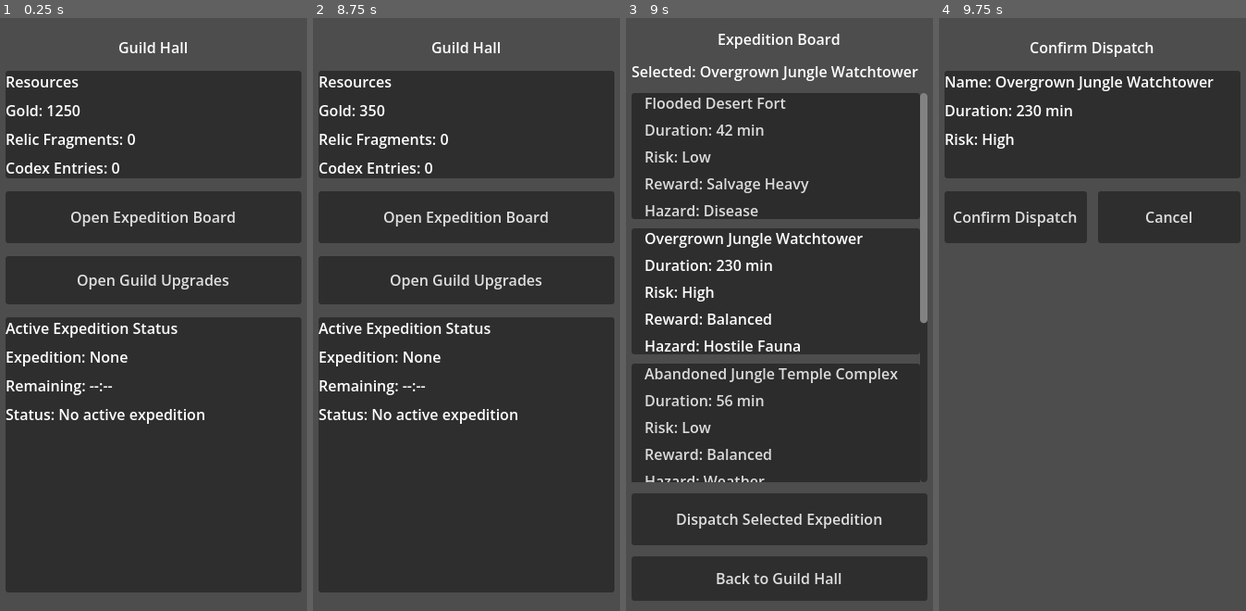
Above: before the commit, frames 1-4 (left to right).
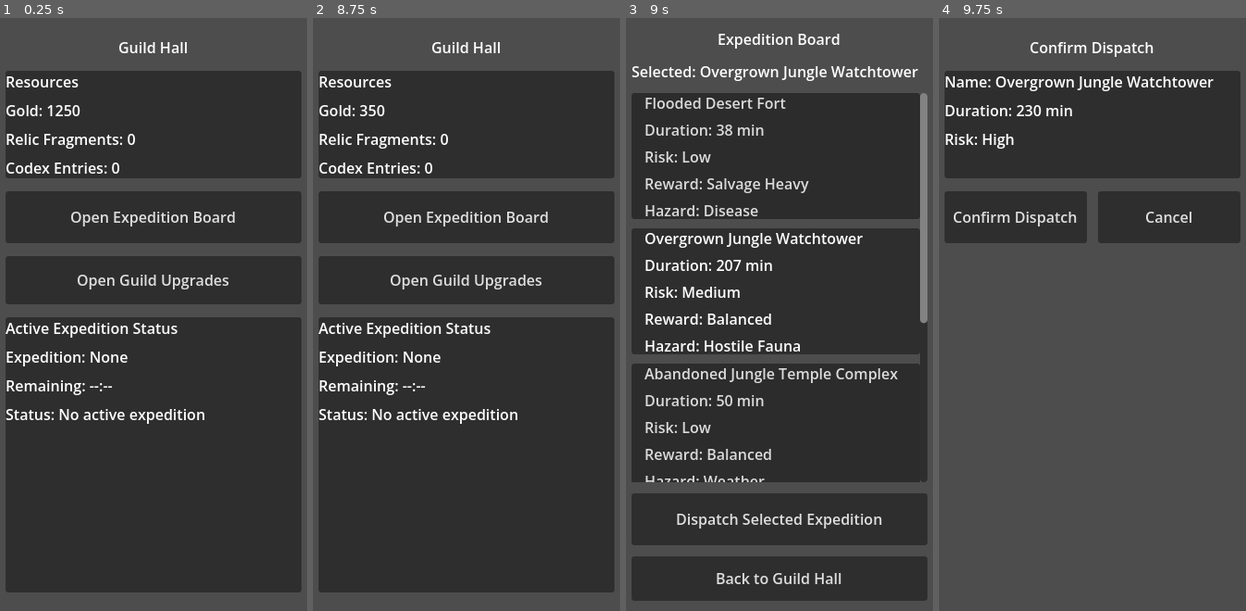
Above: after the commit, the same moments.

Repository: Navandis/expedition-guild-idle
Game: Godot game, scene res://scenes/main/Main.tscn
The game is run twice, just before and just after one commit, with the same random seed, the same clock (stepped at 60 frames per second) and the same inputs.
Inputs (mouse positions are in pixels of both pictures, inside the frame that each line leads up to):
- Up to frame 1 (0.25 s): no input
- Up to frame 2 (8.75 s): click "Open Expedition Board" at 0.5 s; click (463, 154) at 1.25 s; click (463, 290) at 2.02 s; click (463, 427) at 2.77 s; click (463, 302) at 3.52 s; click (463, 563) at 4.27 s; click "Open Guild Upgrades" at 5 s; click "Purchase" at 5.75 s; click "Purchase" at 6.5 s; click "Purchase" at 7.25 s; click "Back to Guild Hall" at 8 s
- Up to frame 3 (9 s): click "Open Expedition Board" at 8.75 s
- Up to frame 4 (9.75 s): click "Dispatch Selected Expedition" at 9.5 s

Frames 1-2 are identical in both runs. In frame 3, 0.4% of the frame differs, in the area x 18-38%, y 17-66%; in frame 4, nothing differs.

Commit message:
Generalize expedition card upgrade previews

Diff:
--- a/scripts/core/GameManager.gd
+++ b/scripts/core/GameManager.gd
@@ -58,6 +58,7 @@
 		_expedition_board_controller.expedition_dispatch_requested.connect(_on_expedition_dispatch_requested)
 		_expedition_board_controller.return_to_guild_hall_requested.connect(_on_return_to_guild_hall_requested)
 
+	_expedition_board_controller.set_upgrade_effects(_upgrade_system.get_effects_summary())
 	_show_screen(_expedition_board_controller)
 
 
@@ -198,6 +199,8 @@
 	var result := _upgrade_system.try_purchase_upgrade(upgrade_id, int(_resources.get("gold", 0)))
 	if bool(result.get("ok", false)):
 		_resources["gold"] = int(result.get("remaining_gold", int(_resources.get("gold", 0))))
+		if _expedition_board_controller != null:
+			_expedition_board_controller.set_upgrade_effects(_upgrade_system.get_effects_summary())
 
 	_refresh_upgrades_view()
 	if _upgrades_controller != null:
--- /dev/null
+++ b/scripts/systems/ExpeditionOfferEffects.gd
@@ -0,0 +1,45 @@
+extends RefCounted
+class_name ExpeditionOfferEffects
+
+# ExpeditionOfferEffects builds a UI-facing projection of an expedition offer
+# after guild upgrade effects are applied. The original offer remains untouched
+# so dispatch/runtime systems can keep using canonical values.
+
+const MIN_MULTIPLIER := 0.20
+
+
+static func build_preview(expedition_offer: Dictionary, upgrade_effects: Dictionary) -> Dictionary:
+	var preview := expedition_offer.duplicate(true)
+
+	_apply_duration_preview(preview, upgrade_effects)
+	_apply_risk_preview(preview, upgrade_effects)
+	return preview
+
+
+static func _apply_duration_preview(preview: Dictionary, upgrade_effects: Dictionary) -> void:
+	var base_duration := int(preview.get("duration_minutes", 0))
+	if base_duration <= 0:
+		return
+
+	var duration_multiplier := maxf(MIN_MULTIPLIER, float(upgrade_effects.get("duration_multiplier", 1.0)))
+	var adjusted_duration := int(round(base_duration * duration_multiplier))
+	preview["duration_minutes"] = max(1, adjusted_duration)
+
+
+static func _apply_risk_preview(preview: Dictionary, upgrade_effects: Dictionary) -> void:
+	var base_success := clampf(float(preview.get("base_success", 0.75)), 0.05, 0.99)
+	var success_bonus := float(upgrade_effects.get("success_bonus", 0.0))
+	var effective_success := clampf(base_success + success_bonus, 0.05, 0.99)
+
+	preview["base_success"] = effective_success
+	preview["risk_label"] = _risk_label_from_success(effective_success)
+
+
+static func _risk_label_from_success(success_chance: float) -> String:
+	# Thresholds are chosen around the current content anchors:
+	# low=0.85, medium=0.75, high=0.65.
+	if success_chance >= 0.80:
+		return "Low"
+	if success_chance >= 0.70:
+		return "Medium"
+	return "High"
--- a/scripts/ui/ExpeditionBoardController.gd
+++ b/scripts/ui/ExpeditionBoardController.gd
@@ -23,6 +23,7 @@
 var _generator := ExpeditionGenerator.new()
 var _selected_expedition: Dictionary = {}
 var _card_views: Array[ExpeditionCardView] = []
+var _upgrade_effects: Dictionary = {}
 
 
 func _ready() -> void:
@@ -36,6 +37,12 @@
 
 func get_selected_expedition() -> Dictionary:
 	return _selected_expedition.duplicate(true)
+
+
+func set_upgrade_effects(upgrade_effects: Dictionary) -> void:
+	_upgrade_effects = upgrade_effects.duplicate(true)
+	for card in _card_views:
+		card.set_upgrade_effects(_upgrade_effects)
 
 
 func replace_expedition_by_id(expedition_id: String, dispatched_expedition: Dictionary) -> void:
@@ -80,6 +87,7 @@
 	# display fields and emit them back when clicked.
 	_cards_container.add_child(card)
 	card.set_expedition_data(expedition)
+	card.set_upgrade_effects(_upgrade_effects)
 	card.pressed_with_data.connect(_on_card_selected)
 	card.set_selected(false)
 	_card_views.append(card)
--- a/scripts/ui/ExpeditionCardView.gd
+++ b/scripts/ui/ExpeditionCardView.gd
@@ -13,6 +13,7 @@
 var _hazard_label: Label
 
 var expedition_data: Dictionary = {}
+var _upgrade_effects: Dictionary = {}
 
 
 func _ready() -> void:
@@ -30,12 +31,12 @@
 
 	# Deep copy keeps the card's local state isolated from external changes.
 	expedition_data = data.duplicate(true)
-	_name_label.text = str(expedition_data.get("display_name", "Unknown Expedition"))
-	_duration_label.text = "Duration: %s min" % str(expedition_data.get("duration_minutes", "?"))
-	_risk_label.text = "Risk: %s" % str(expedition_data.get("risk_label", "Unknown"))
-	# Player-facing text should use display names, not internal IDs.
-	_reward_label.text = "Reward: %s" % str(expedition_data.get("reward_profile_name", "Balanced"))
-	_hazard_label.text = "Hazard: %s" % str(expedition_data.get("hazard_name", "Unknown"))
+	_refresh_labels()
+
+
+func set_upgrade_effects(upgrade_effects: Dictionary) -> void:
+	_upgrade_effects = upgrade_effects.duplicate(true)
+	_refresh_labels()
 
 
 func set_selected(is_selected: bool) -> void:
@@ -64,3 +65,22 @@
 		and _risk_label != null \
 		and _reward_label != null \
 		and _hazard_label != null
+
+
+func _refresh_labels() -> void:
+	if not _resolve_labels():
+		return
+
+	var preview := ExpeditionOfferEffects.build_preview(expedition_data, _upgrade_effects)
+
+	_name_label.text = str(preview.get("display_name", "Unknown Expedition"))
+	var duration_minutes := int(preview.get("duration_minutes", 0))
+	if duration_minutes <= 0:
+		_duration_label.text = "Duration: ? min"
+	else:
+		_duration_label.text = "Duration: %d min" % duration_minutes
+
+	_risk_label.text = "Risk: %s" % str(preview.get("risk_label", "Unknown"))
+	# Player-facing text should use display names, not internal IDs.
+	_reward_label.text = "Reward: %s" % str(preview.get("reward_profile_name", "Balanced"))
+	_hazard_label.text = "Hazard: %s" % str(preview.get("hazard_name", "Unknown"))
